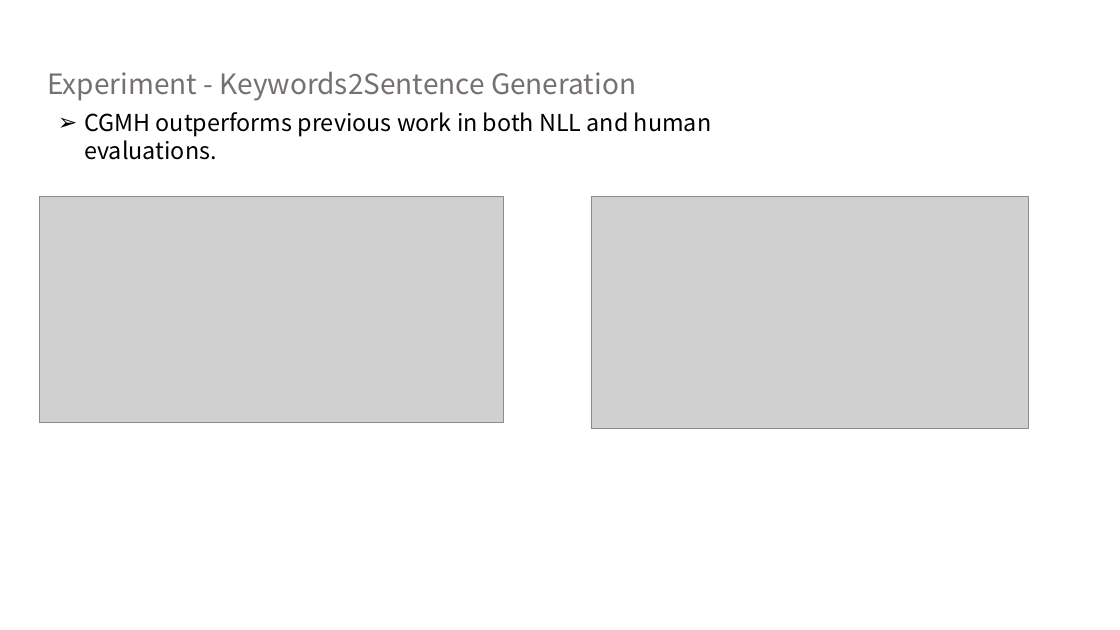
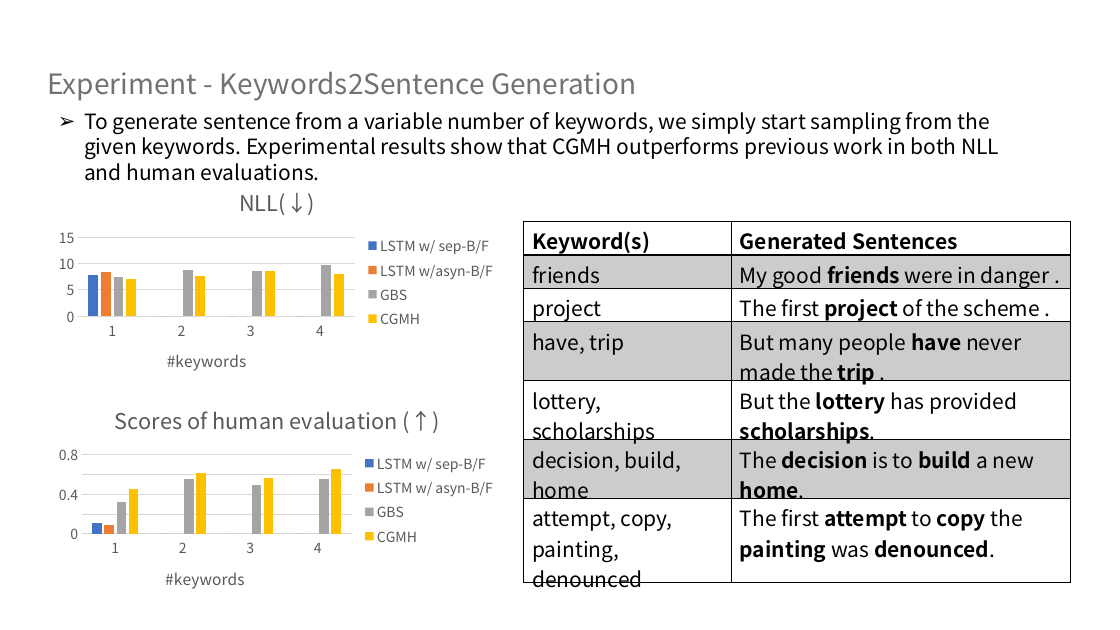
Before and after one commit to NingMiao/CGMH_slides, a slide deck: slide 7 of Miao_slides_ENG.pptx. Drawn at 1120x630 pixels with LibreOffice and Linux fonts; fonts in the diff are those of the drawing; grey boxes stand for pictures; background and template pictures are left out. Boxes give left, top, right and bottom in pixels: in the first picture for what was removed or moved away, otherwise in the second. Text is boxed around its words. In the diff, an @@ line names an element or a change of style, - is before the commit and + after.

```diff
--- a/Miao_slides_ENG.pptx
+++ b/Miao_slides_ENG.pptx
@@ text at [84,112,999,181]: text changed; size 20 to 18 pt @@
-➢ CGMH outperforms previous work in both NLL and human evaluations.
+➢ To generate sentence from a variable number of keywords, we simply start sampling from the given keywords. Experimental results show that CGMH outperforms previous work in both NLL and human evaluations.
@@ column chart added at [50,173,505,391] @@
+title "NLL(↓) "
+categories: 1, 2, 3, 4
+LSTM w/ sep-B/F: 7.8, 0, 0, 0
+LSTM w/asyn-B/F: 8.3, 0, 0, 0
+GBS: 7.4, 8.7, 8.6, 9.6
+CGMH: 7, 7.6, 8.6, 7.9
@@ picture removed at [39,197,504,423] @@
@@ picture removed at [592,197,1029,429] @@
@@ table added at [523,221,1070,592], 7 rows, 2 columns @@
+Keyword(s) | Generated Sentences
+friends | My good friends were in danger .
+project | The first project of the scheme .
+have, trip | But many people have never made the trip .
+lottery, scholarships | But the lottery has provided scholarships.
+decision, build, home | The decision is to build a new home.
+attempt, copy, painting, denounced | The first attempt to copy the painting was denounced.
@@ column chart added at [50,391,505,608] @@
+title "Scores of human evaluation (↑) "
+categories: 1, 2, 3, 4
+LSTM w/ sep-B/F: 0.11, 0, 0, 0
+LSTM w/ asyn-B/F: 0.09, 0, 0, 0
+GBS: 0.32, 0.55, 0.49, 0.55
+CGMH: 0.45, 0.61, 0.56, 0.65
```
Also in this commit, not shown: 6 other slides changed, 2 slides added, 1 slide removed.
